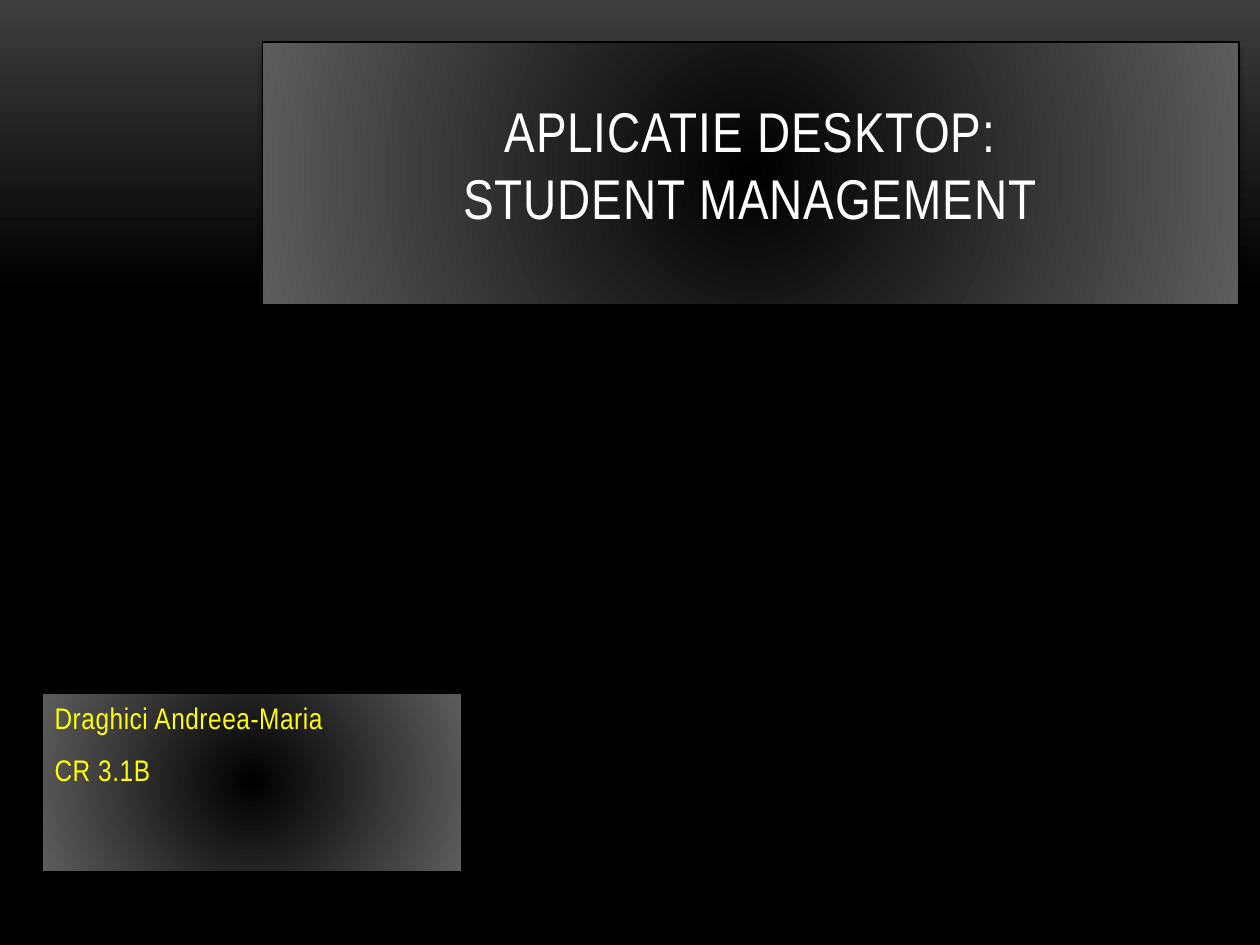
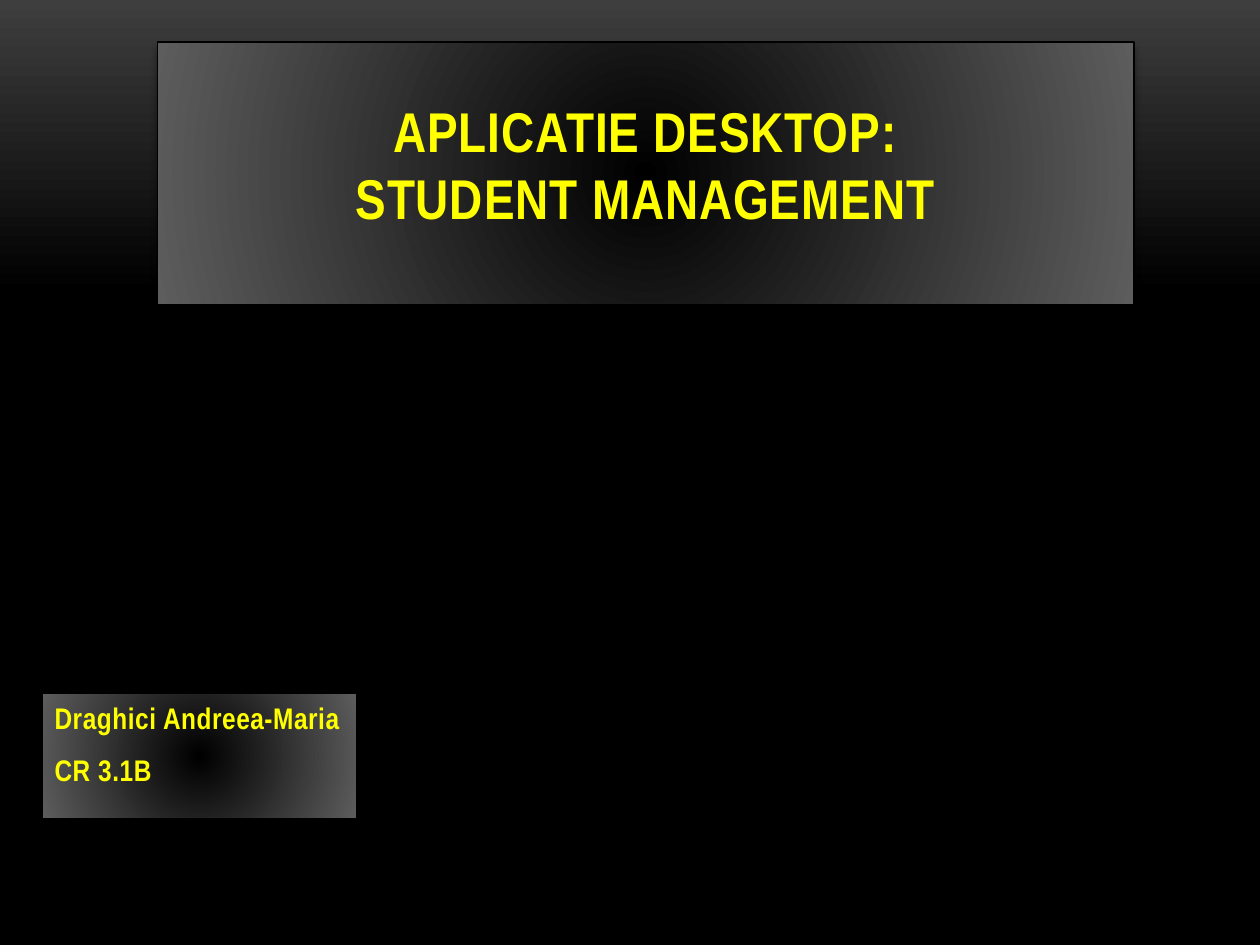
Before and after one commit to AndreeaDraghici/Student-Management-Application, a slide deck: slide 1 of src/resources/StudentManagementApplication-DraghiciAndreeaMaria-CR3.1B.pptx. Drawn at 1260x945 pixels with LibreOffice and Linux fonts; fonts in the diff are those of the drawing; background and template pictures are left out. Boxes give left, top, right and bottom in pixels: in the first picture for what was removed or moved away, otherwise in the second. Text is boxed around its words. In the diff, an @@ line names an element or a change of style, - is before the commit and + after.

```diff
--- a/src/resources/StudentManagementApplication-DraghiciAndreeaMaria-CR3.1B.pptx
+++ b/src/resources/StudentManagementApplication-DraghiciAndreeaMaria-CR3.1B.pptx
@@ title "APLICATIE DESKTOP: STUDENT MANAGEMENT": place and size @@
-title "APLICATIE DESKTOP: STUDENT MANAGEMENT" at <box>262,42,1239,304</box>
+title "APLICATIE DESKTOP: STUDENT MANAGEMENT" at <box>158,42,1134,304</box>
@@ title "APLICATIE DESKTOP: STUDENT MANAGEMENT" at <box>158,42,1134,304</box>: text colour #FFFFFF to #FFFF00, bold on @@
@@ subtitle "Draghici Andreea-Maria": place and size @@
-subtitle "Draghici Andreea-Maria" at <box>42,693,461,872</box>
+subtitle "Draghici Andreea-Maria" at <box>42,693,357,819</box>
@@ subtitle "Draghici Andreea-Maria" at <box>42,693,357,819</box>: bold on @@
```
Also in this commit, not shown: 4 other slides changed, 2 slides added, 1 other file.
